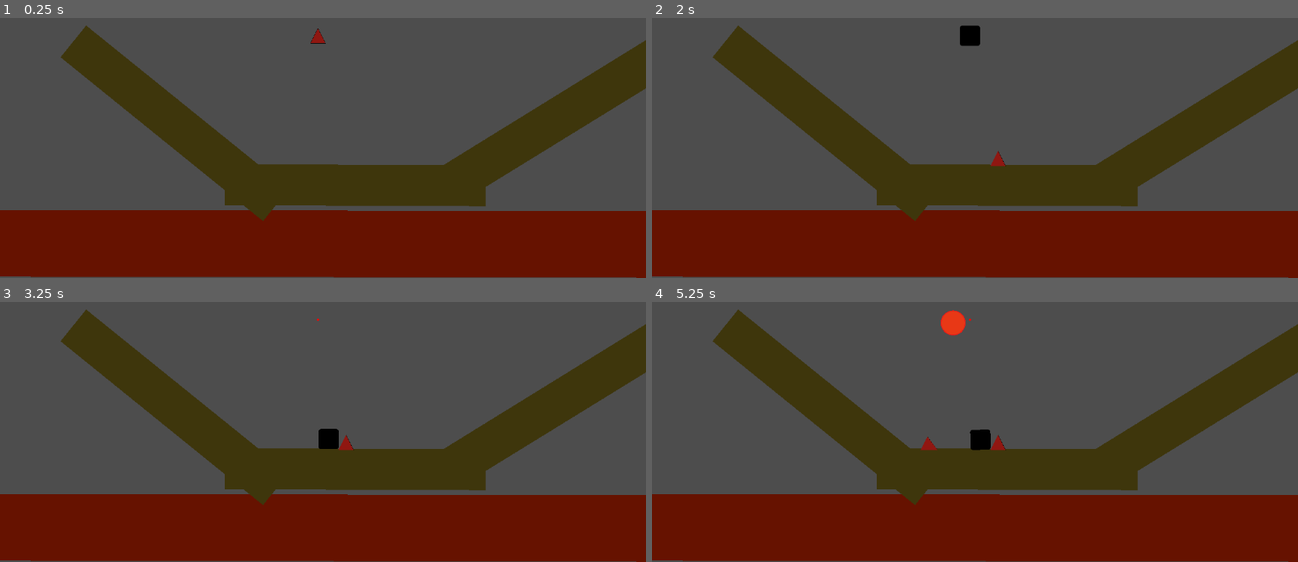
Above: before the commit, frames 1-4 (two rows, left to right).
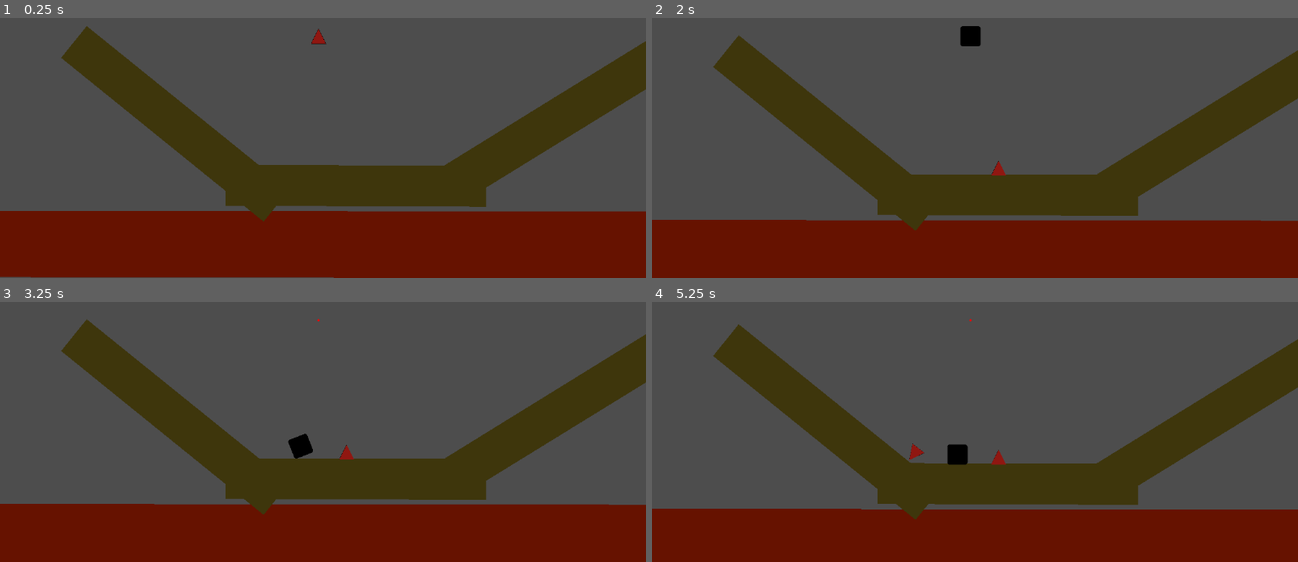
Above: after the commit, the same moments.

Repository: CodyI20/stacking-boxes
Game: Godot game, scene res://Scenes/game.tscn
Two runs of this game, one before a commit and one after it. Both use one fixed random seed, a clock stepped at 60 frames per second and the inputs below. The project has no main scene, so this scene is started directly. The engine's default icon, where the game draws it, is replaced by a stand-in: a white triangle on a blue panel in a dark square.
Inputs:
- Up to frame 1 (0.25 s): no input
- Up to frame 2 (2 s): tap Enter at 0.5 s; hold D (Right) 0.53-1.28 s; tap Space (Space) at 0.6, 1.35 s; hold A (Left) from 1.28 s (still down)
- Up to frame 3 (3.25 s): release A (Left) at 2.03 s; hold D (Right) from 2.03 s (still down); tap Space (Space) at 2.1, 2.85 s
- Up to frame 4 (5.25 s): release D (Right) at 3.53 s; hold A (Left) from 3.53 s (still down); tap Space (Space) at 3.6, 4.35, 5.1 s

The runs differ from the first frame. In frame 1, 1.1% of the frame differs, in the area x 0-100%, y 2-100%; in frame 2, 10%; in frame 3, 11%; in frame 4, 15%.

Commit message:
Camera follow
 - Created the behavior for adjusting the camera depending on the height of the tower

Diff:
--- a/GDScripts/stackable_object_spawner.gd
+++ b/GDScripts/stackable_object_spawner.gd
@@ -1,5 +1,6 @@
 extends Node2D
 
+@onready var spawned_objects_container: Node2D = $"../../SpawnedObjectsContainer"
 var stackableObjectsScenes := [preload("res://Scenes/Inherited/StackableObject/Base/base_stackable_object.tscn"), preload("res://Scenes/Inherited/StackableObject/square_stackable_object.tscn")
 , preload("res://Scenes/Inherited/StackableObject/triangle_stackable_object.tscn")]
 var rng = RandomNumberGenerator.new()
@@ -8,7 +9,7 @@
 
 # Called when the node enters the scene tree for the first time.
 func _ready() -> void:
-	Events.object_frozen.connect(on_object_released)
+	Events.object_frozen.connect(on_object_frozen)
 
 
 # Called every frame. 'delta' is the elapsed time since the previous frame.
@@ -30,12 +31,12 @@
 	var scene_instance = stackableObjectsScenes[random_object_number].instantiate()
 
 	# Set the position of the scene instance to the parameter
-	scene_instance.global_position = to_local(global_position)
+	scene_instance.global_position = global_position
 
 	# Add it as child to the Node this script is attached to
-	add_child(scene_instance)
+	spawned_objects_container.add_child(scene_instance)
 
-func on_object_released(object: Node2D) -> void:
+func on_object_frozen(object: Node2D) -> void:
 	# Allow spawn
 	can_spawn = true
 
--- a/Scenes/game.tscn
+++ b/Scenes/game.tscn
@@ -38,14 +38,19 @@
 position = Vector2(782, 454)
 rotation = -0.556592
 
-[node name="StackableObjectSpawner" type="Node2D" parent="."]
-position = Vector2(567, 215)
-script = ExtResource("3_gklty")
-
 [node name="RayCast2D" type="RayCast2D" parent="."]
 position = Vector2(1419, 437)
 target_position = Vector2(-2000, 0)
 collision_mask = 2
 script = ExtResource("4_mw6q6")
 
+[node name="Camera2D" type="Camera2D" parent="RayCast2D"]
+position = Vector2(-844, -114)
+
+[node name="StackableObjectSpawner" type="Node2D" parent="RayCast2D"]
+position = Vector2(-852, -222)
+script = ExtResource("3_gklty")
+
+[node name="SpawnedObjectsContainer" type="Node2D" parent="."]
+
 [connection signal="body_entered" from="FLOOR" to="FLOOR" method="_on_body_entered"]
